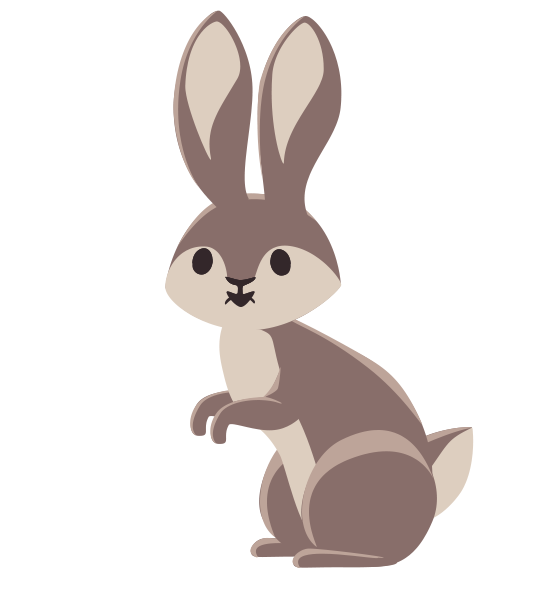
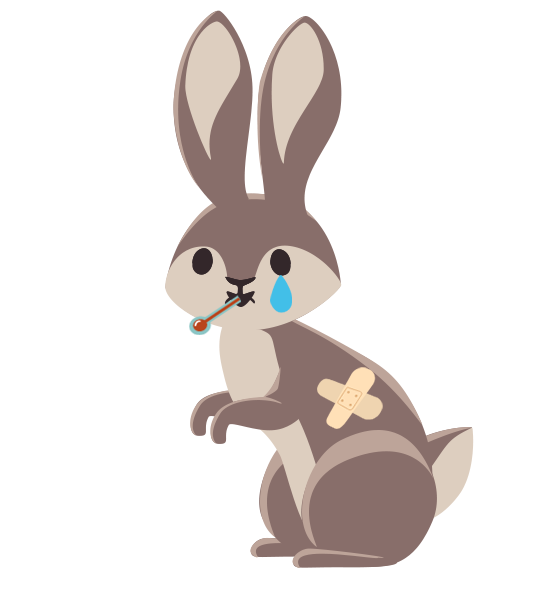
Revision of a layered 550x600 image; what changed, layer by layer:
added layer "Temp" above "Tear" over [189, 295, 241, 335]
added layer "Tear" above "Plaster" over [270, 275, 292, 313]
added layer "Plaster" above "RightBackThigh" over [317, 367, 383, 429]
